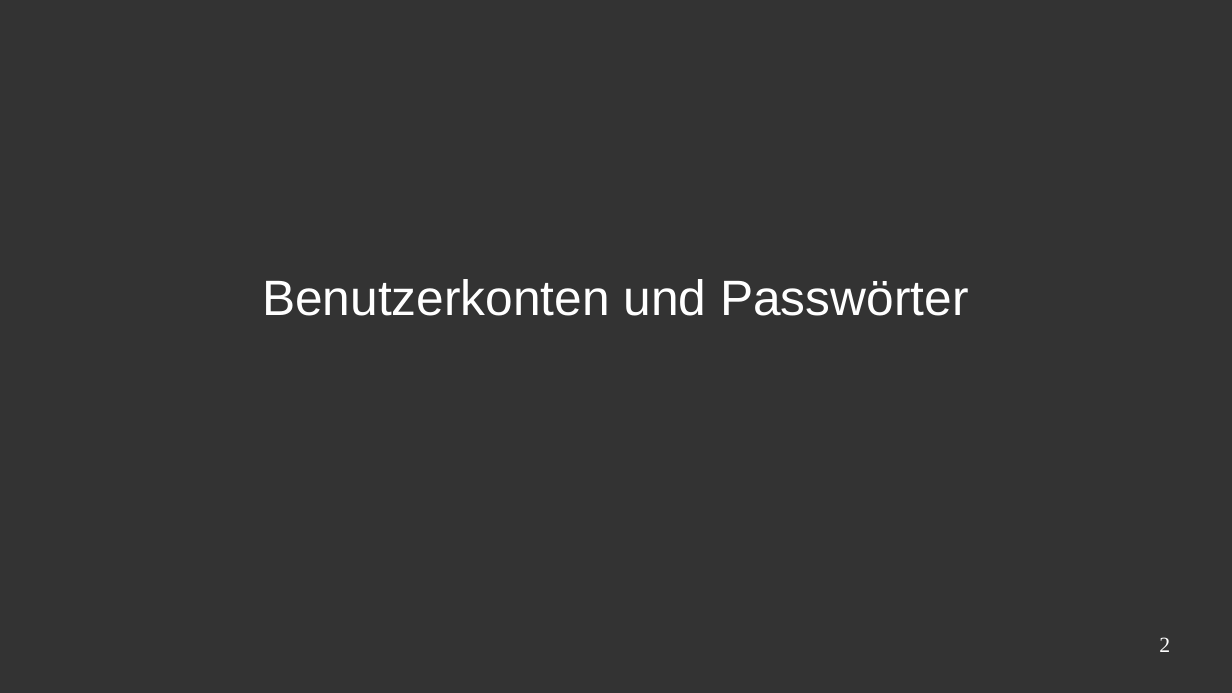
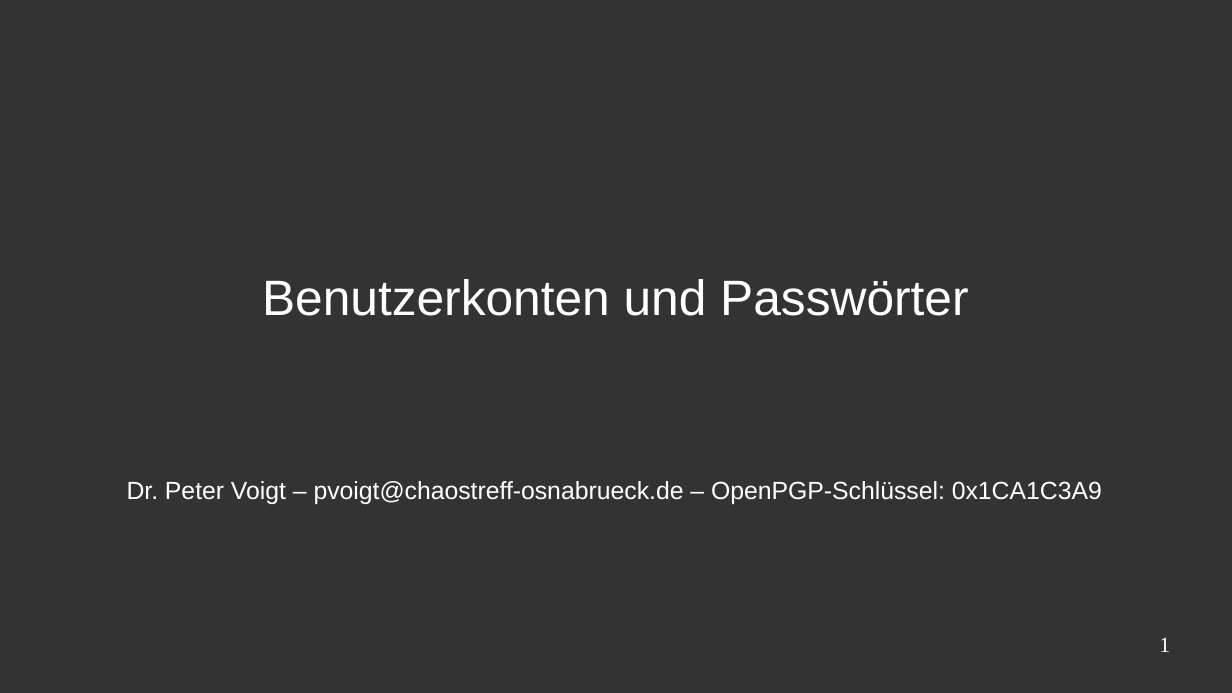
Before and after one commit to CTreffOS/Vortraege, a slide deck: slide 1 of Netsurvival - Ein moderner Ueberlebensguide/vortrag_teil_pvoigt.odp (slide 2 before the commit). Drawn at 1232x693 pixels with LibreOffice and Linux fonts; fonts in the diff are those of the drawing; background and template pictures are left out. Boxes give left, top, right and bottom in pixels: in the first picture for what was removed or moved away, otherwise in the second. Text is boxed around its words. In the diff, an @@ line names an element or a change of style, - is before the commit and + after.

```diff
--- a/Netsurvival - Ein moderner Ueberlebensguide/vortrag_teil_pvoigt.odp
+++ b/Netsurvival - Ein moderner Ueberlebensguide/vortrag_teil_pvoigt.odp
@@ title added at (127,481,1102,504), 16 pt, text #FFFFFF @@
+Dr. Peter Voigt – pvoigt@chaostreff-osnabrueck.de – OpenPGP-Schlüssel: 0x1CA1C3A9
@@ page number at (1159,637,1170,652): text changed @@
-2
+1
```
Also in this commit, not shown: 2 other slides changed, 3 slides added, 1 slide removed, 1 other file.
